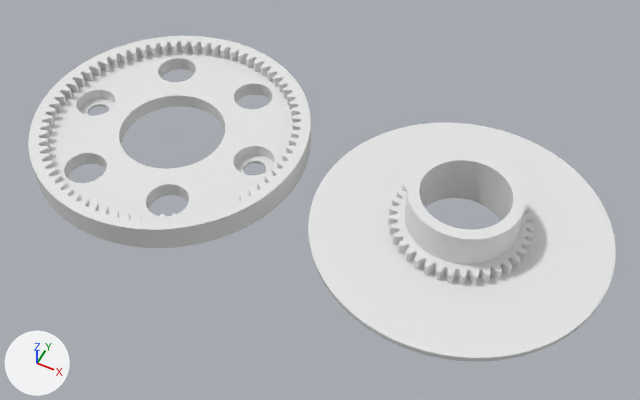
Renders of the Blender file LevoMechSpeedUpgrade.blend from each side of a commit.
The view is the same before and after, from a camera (50 mm lens) standing at (65.0, -121.2, 148.5) and looking at (6.5, -4.2, 2.3). Lighting does not change. The marker at lower left points along +X, +Y and +Z. The same objects are shown in both versions, whatever each file hides.

The first picture shows 'Ring.001', 'Sun.001'.
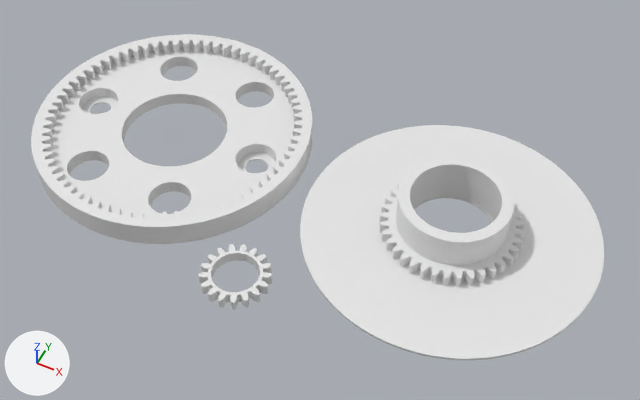
Changed parts and their boxes [x1, y1, x2, y2] in the pictures (640 x 400 px; the box of a moved part takes in the faces that stretch with it):
'Sun.001', reshaped, moved, turned
    before: [308, 123, 616, 361]
    after: [300, 125, 604, 360]
'Ring.001', reshaped, moved
    before: [28, 36, 311, 248]
    after: [31, 34, 312, 244]
'Planet.001', added
    after: [199, 244, 272, 310]
part 1 of me_spur_006, moved or reshaped
    before: [388, 183, 535, 285]
    after: [379, 183, 525, 286]
part 2 of me_spur_006, rebuilt
    before: [308, 123, 616, 361]
    after: [300, 125, 604, 360]
part 3 of me_spur_006, rebuilt
    before: [404, 152, 526, 264]
    after: [396, 156, 514, 265]
part 4 of me_spur_008, moved or reshaped
    before: [28, 36, 311, 237]
    after: [31, 34, 312, 235]
part 5 of me_spur_008, moved or reshaped
    before: [36, 50, 311, 248]
    after: [39, 48, 312, 244]

Diff of the bpy script that builds the scene:
```diff
--- a/LevoMechSpeedUpgrade.blend.py
+++ b/LevoMechSpeedUpgrade.blend.py
@@ me_spur_008 @@
 # used by ob_ring_001; location = (-33.9, -1.0, 4.7)
-me_spur_008.from_pydata(...)  # 19821 vertices, 19114 faces; spans x -32.5..32.5, y -32.5..32.5, z -4.9..1.3
+me_spur_008.from_pydata(...)  # 20085 vertices, 19119 faces; spans x -32.5..32.5, y -32.5..32.5, z -1.5..4.1
+# me_spur_008 part 4: the loose piece of 17182 vertices spanning x -32.5..32.5, y -32.5..32.5, z -1.3..1.3 is moved by (0.0, 0.0, 2.8)
+# me_spur_008 part 5: 2447 vertices removed from x -32.5..32.5, y -32.5..32.5, z -4.9..-1.3; 2711 vertices added at x -32.5..32.5, y -32.5..32.5, z -1.5..1.5
@@ me_spur_006 @@
 # used by ob_sun_001; location = (37.0, 2.0, 4.0); rotation_euler = (3.142, 0.0, 0.0), in degrees (180, 0, 0)
-me_spur_006.from_pydata(...)  # 13701 vertices, 12939 faces; spans x -32.5..32.5, y -32.5..32.5, z -9.2..3.3
+me_spur_006.from_pydata(...)  # 13488 vertices, 12722 faces; spans x -32.5..32.5, y -32.5..32.5, z -5.9..5.1
+# me_spur_006 part 1: the loose piece of 9230 vertices spanning x -15.4..15.4, y -15.4..15.4, z -1.3..1.3 is moved by (0.0, 0.0, 2.8)
+# me_spur_006 part 2: the loose piece of 4089 vertices spanning x -32.5..32.5, y -32.5..32.5, z 1.3..3.3 is rebuilt with 3876 vertices and now spans x -32.5..32.5, y -32.5..32.5, z 4.1..5.1
+# me_spur_006 part 3: the loose piece of 382 vertices spanning x -12.1..12.1, y -12.1..12.1, z -9.2..-1.2 is rebuilt with 382 vertices and now spans x -12.0..12.0, y -12.0..12.0, z -5.9..1.5
@@ me_spur_002 @@
+me_spur_002.from_pydata(...)  # 4310 vertices, 4212 faces; spans x -7.42..7.5, y -7.49..7.49, z 1.6..4.1
+me_spur_002.polygons.foreach_set('use_smooth', [True] * 4212)
@@ ob_ring_001 @@
 ob_ring_001 = bpy.data.objects.new('Ring.001', me_spur_008)
-ob_ring_001.location = (-33.9, -1.0, 4.7)
+ob_ring_001.location = (-34.0, 0.0, 1.6)
@@ ob_sun_001 @@
 ob_sun_001 = bpy.data.objects.new('Sun.001', me_spur_006)
-ob_sun_001.location = (37.0, 2.0, 4.0)
-ob_sun_001.rotation_euler = (3.142, 0.0, 0.0)  # degrees (180, 0, 0)
+ob_sun_001.location = (35.0, 2.0, 5.2)
+ob_sun_001.rotation_euler = (0.0, 3.142, 0.0)  # degrees (0, 180, 0)
@@ ob_planet_001 @@
+ob_planet_001 = bpy.data.objects.new('Planet.001', me_spur_002)
+ob_planet_001.location = (0.0, -30.0, -1.6)
```
